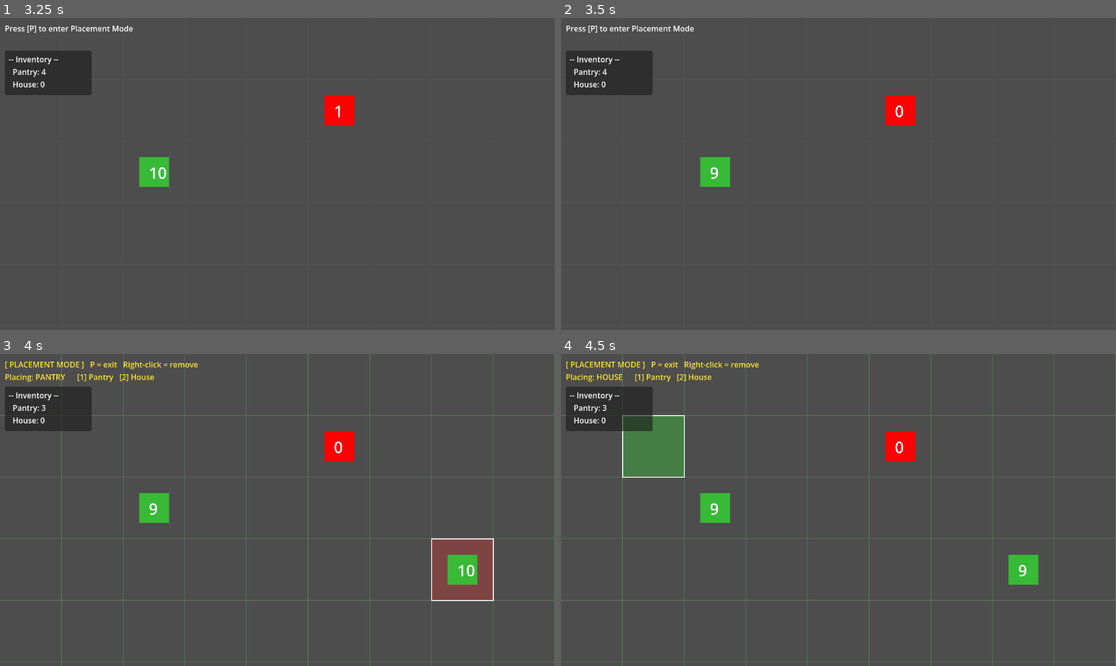
Above: before the commit, frames 1-4 (two rows, left to right).
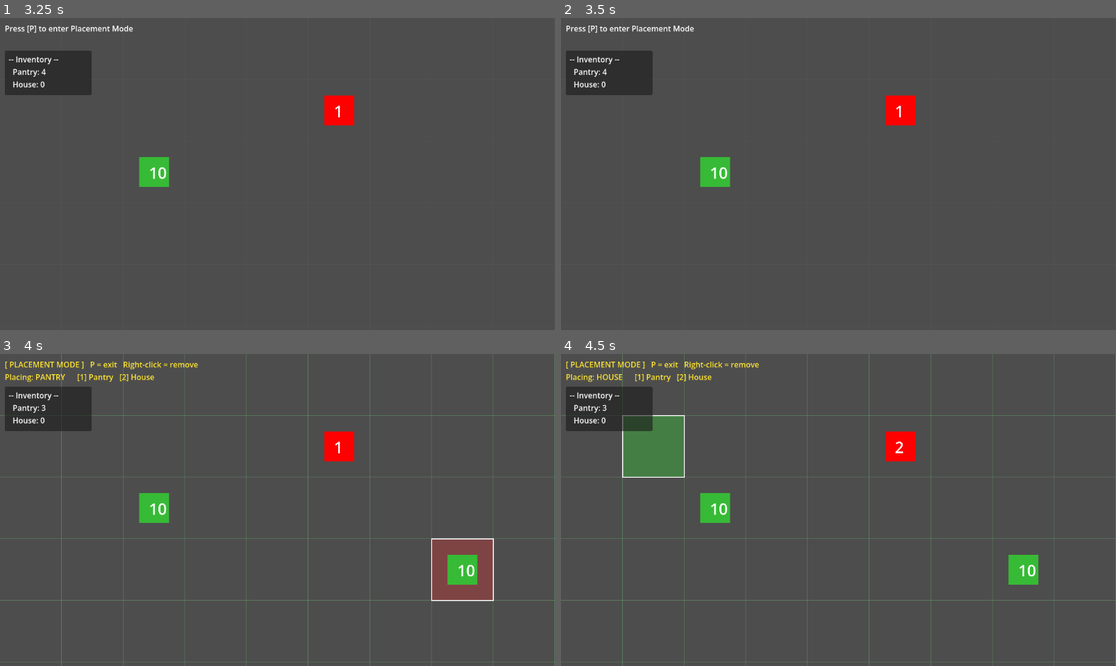
Above: after the commit, the same moments.

Repository: BigWing06/C3-Game-Jam-JARRN-Studios
Game: Godot game, scene res://scenes/RootGameScene/RootGameScene.tscn
Same seed, same stepped clock (60 frames per second), same inputs: the game is played once before the commit and once after it. This scene is started directly instead of the project's main scene.
Inputs (mouse positions are in pixels of both pictures, inside the frame that each line leads up to):
- Up to frame 1 (3.25 s): tap P at 0.5, 0.6, 1.25, 2.85 s; move the mouse to (399, 158) at 0.52 s; click (399, 158) at 0.67 s; move the mouse to (166, 189) at 1.27 s; tap 1 at 1.35 s; click (166, 189) at 1.42 s; tap Enter at 2 s; move the mouse to (333, 105) at 2.02 s; tap 2 at 2.1 s; click (333, 105) at 2.17 s; tap Space at 2.75 s; move the mouse to (249, 236) at 2.77 s; click (249, 236) at 2.92 s
- Up to frame 2 (3.5 s): no input
- Up to frame 3 (4 s): tap P at 3.5 s; move the mouse to (444, 556) at 3.52 s; tap 1 at 3.6 s; click (444, 556) at 3.67 s
- Up to frame 4 (4.5 s): move the mouse to (672, 463) at 4.27 s; tap 2 at 4.35 s; click (672, 463) at 4.42 s

Frame 1 is identical in both runs. In frame 2, 0.1% of the frame differs, in the area x 26-62%, y 28-52%; in frame 3, 0.1%; in frame 4, 0.2%, in the area x 26-86%, y 28-72%.

Commit message:
Added Hovering Modes

Diff:
--- a/pantry-planners/project.godot
+++ b/pantry-planners/project.godot
@@ -19,6 +19,7 @@
 
 house=""
 pantry=""
+hovering=""
 
 [physics]
 
--- a/pantry-planners/scenes/house/house.gd
+++ b/pantry-planners/scenes/house/house.gd
@@ -1,4 +1,6 @@
 extends Sprite2D
+
+const HIGHLIGHT_MODES = ["hovering", "none"]
 
 signal food_needed_changed
 
@@ -31,6 +33,16 @@
 	set_food_need("Bread", get_need("Bread") + 1)
 	food_needed_changed.emit()
 
+func set_highlight(mode: String):
+	print(mode)
+	if (mode not in HIGHLIGHT_MODES):
+		push_warning("Invalid Highlight Mode Passed Got ->" + mode)
+		return
+	match mode:
+		"hovering":
+			modulate = Color(2, 2, 2, 1)
+		"placed":
+			modulate = Color(1, 1, 1, 1)
 
 func _on_food_needed_changed() -> void:
 	$food_amount_label.text = str(get_need("Bread"))
--- a/pantry-planners/scenes/pantry/pantry.gd
+++ b/pantry-planners/scenes/pantry/pantry.gd
@@ -1,16 +1,24 @@
 extends Sprite2D
+
+const PLACEMENT_MODES = ["hovering", "placed"]
+
+@export var start_active: bool = false
+@export var start_placement_mode: String = "hovering"
+# Signal that is emmited when the active state changes
 
 # This varible controls if the food pantry is active meaning
 # it is receiving and handing out food
-@export var active: bool = true
-# Signal that is emmited when the active state changes
+var active: bool
+var placement_mode: String
+
 signal active_changed()
 signal food_changed()
 
 var food_amounts: Dictionary = {}
 
 func _ready():
-	set_active(active)
+	set_active(start_active)
+	set_placement_mode(start_placement_mode)
 	set_food("Bread", 10)
 
 # Used to set state of the active variable. Handles resetting,
@@ -64,5 +72,35 @@
 		push_warning("Type " + type + " is not in food_amounts dict returning 0. This might cause unexpected behavior")
 		return 0
 
+func set_placement_mode(mode: String) -> void:
+	if (mode not in PLACEMENT_MODES):
+		push_warning("Invalid Placement Mode Passed Got ->" + mode)
+		return
+	placement_mode = mode
+	match mode:
+		"hovering":
+			set_active(false)
+			add_to_group("hovering")
+			$effect_radius.connect("area_entered", _on_house_entered)
+			for area in $effect_radius.get_overlapping_areas():
+				_on_house_entered(area)
+		"placed":
+			set_active(true)
+			remove_from_group("hovering")
+			$effect_radius.connect("area_exited", _on_house_exited)
+			for area in $effect_radius.get_overlapping_areas():
+				_on_house_exited(area)
+
 func _on_food_changed() -> void:
 	$food_amount_label.text = str(get_food_amount("Bread"))
+
+func _on_house_entered(area: Area2D) -> void:
+	print("test")
+	var house = area.get_parent()
+	if house.is_in_group("house"):
+		house.set_highlight("hovering")
+
+func _on_house_exited(area: Area2D) -> void:
+	var house = area.get_parent()
+	if house.is_in_group("house"):
+		house.set_highlight("none")
